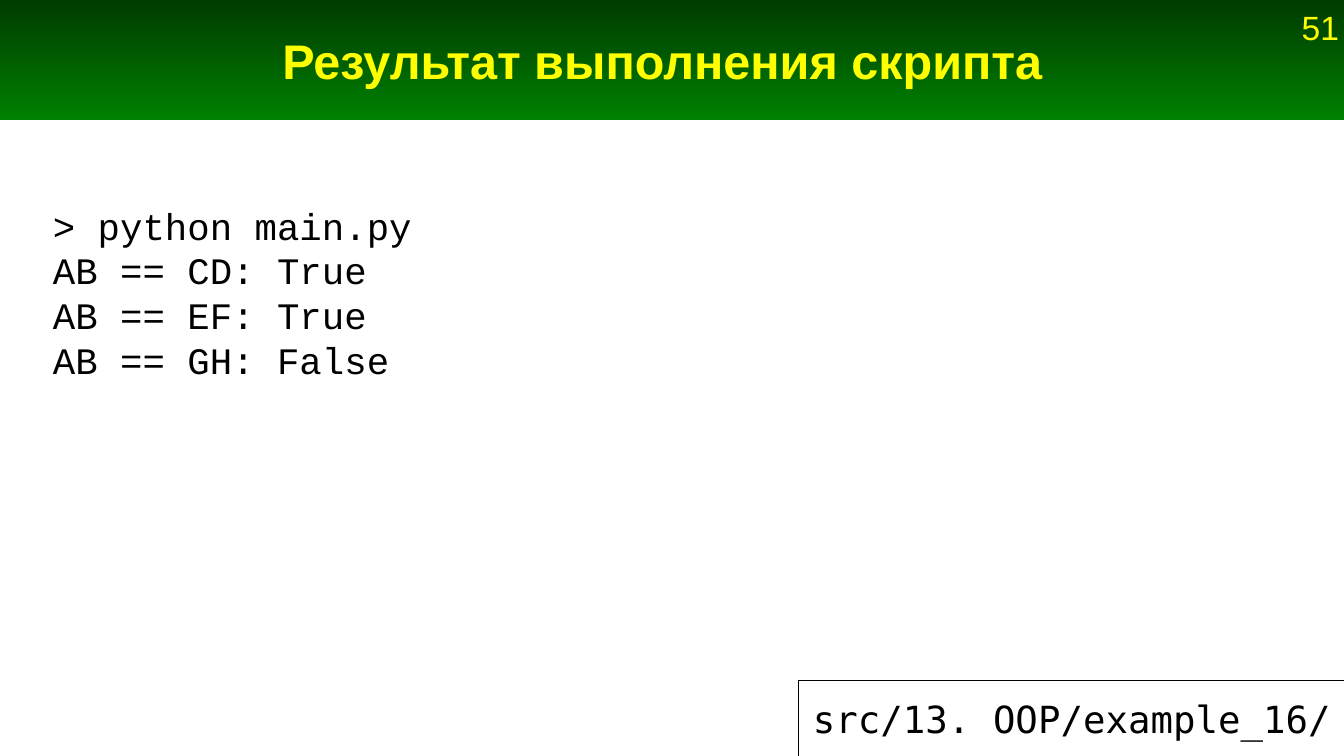
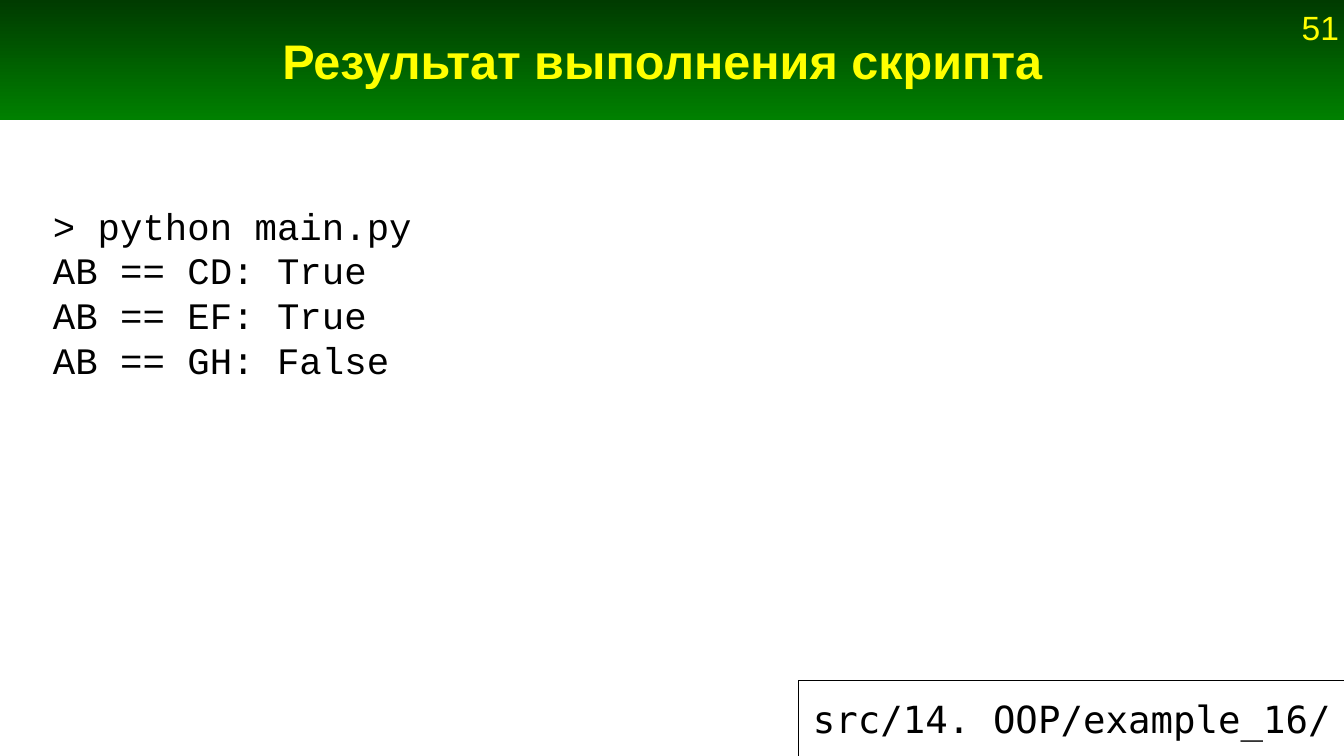
Before and after one commit to Jenyay/python-lectures, a slide deck: slide 51 of presentations/14. OOP.odp. Drawn at 1344x756 pixels with LibreOffice and Linux fonts; fonts in the diff are those of the drawing. Boxes give left, top, right and bottom in pixels: in the first picture for what was removed or moved away, otherwise in the second. Text is boxed around its words. In the diff, an @@ line names an element or a change of style, - is before the commit and + after.

```diff
--- a/presentations/14. OOP.odp
+++ b/presentations/14. OOP.odp
@@ title at [813, 704, 1331, 741]: text changed @@
-src/13. OOP/example_16/
+src/14. OOP/example_16/
```
Also in this commit, not shown: 60 other slides changed, 1 slide removed, 1 other file.
